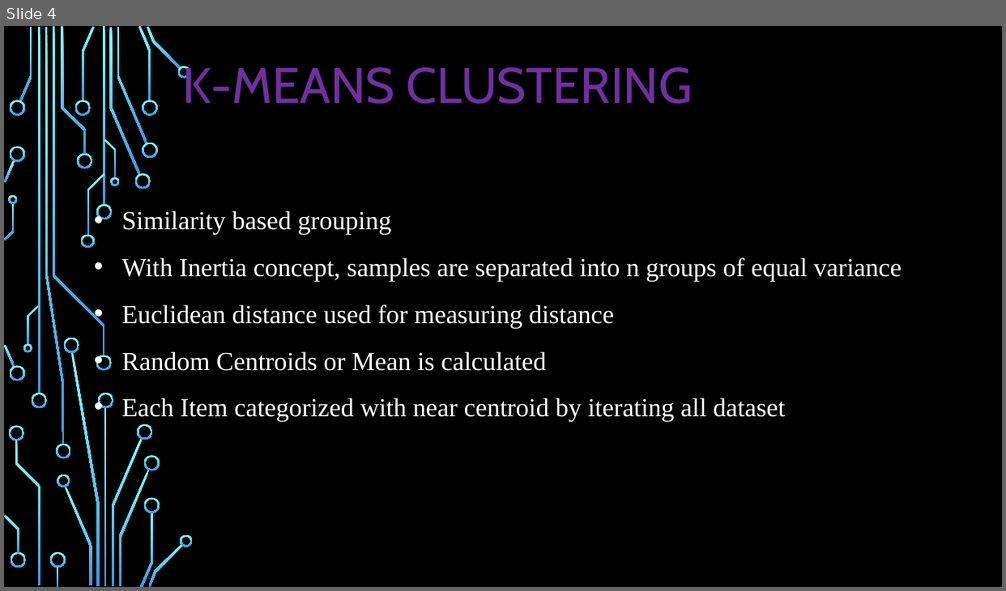
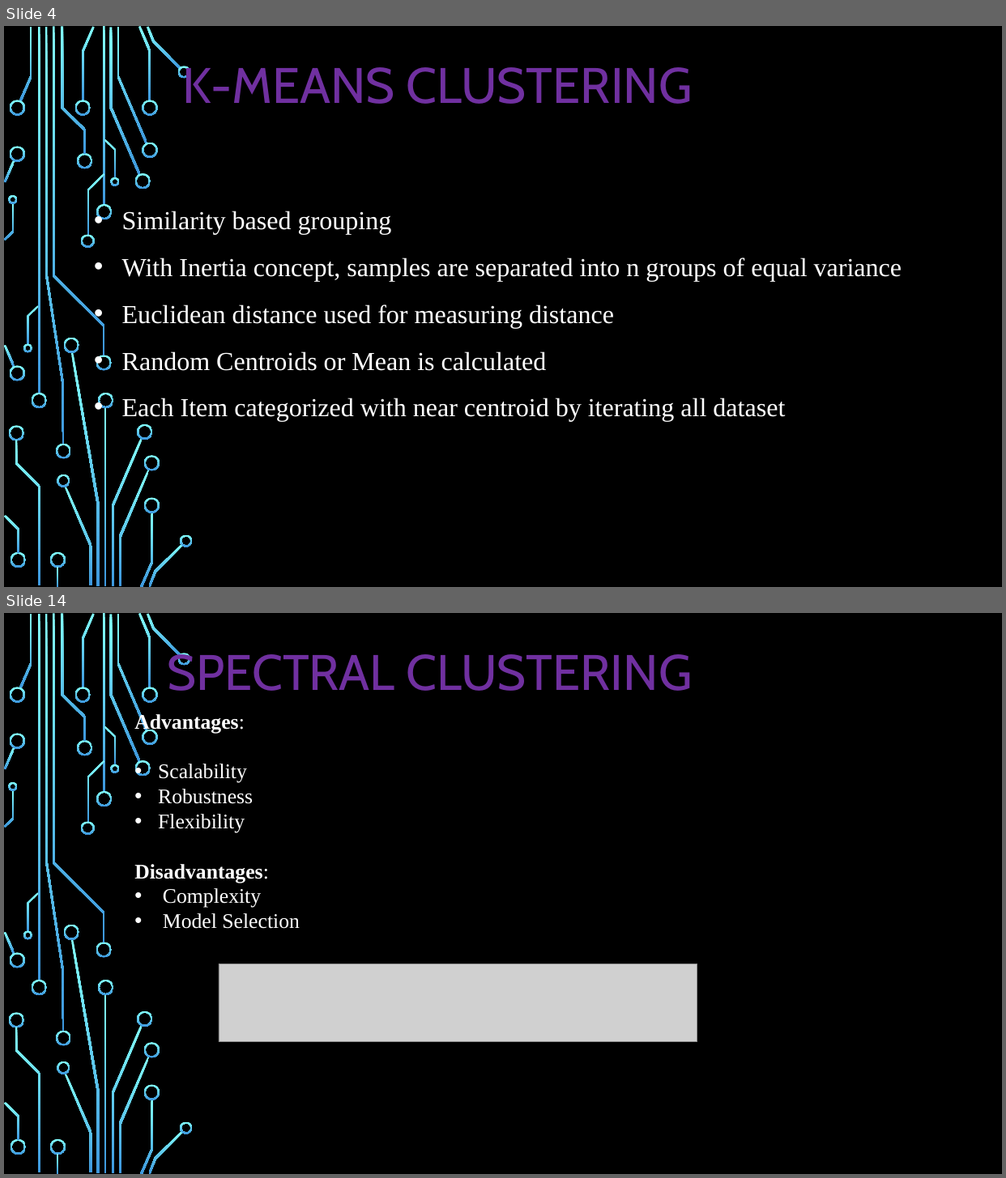
Before and after one commit to TamilselviAI/MachineLearning, a slide deck: Week 4.2 ML-Clustering/Machine Learning - Clustering.pptx. Shown one above the other, each under a label of ours: slide 4 before the commit, slides 4 and 14 after it; the slides between them are not shown. The pictures are 1006x591 and 1006x1178 pixels, drawn with LibreOffice and Linux fonts; fonts in the diff are those of the drawing; grey boxes stand for pictures; background and template pictures are left out. Boxes give left, top, right and bottom in pixels: in the first picture for what was removed or moved away, otherwise in the second. Text is boxed around its words. In the diff, an @@ line names an element or a change of style, - is before the commit and + after.

```diff
--- a/Week 4.2 ML-Clustering/Machine Learning - Clustering.pptx
+++ b/Week 4.2 ML-Clustering/Machine Learning - Clustering.pptx
@@ slide 14 added at [4,613,1002,1174], background picture (left out); not listed: 54 template elements that a slide beside it also shows @@
@@ title added at [167,648,692,691], 48 pt, text #7030A0 @@
+SPECTRAL CLUSTERING
@@ text added at [134,712,300,929], 20 pt, text #FFFFFF @@
+Advantages:
+• Scalability
+• Robustness
+• Flexibility
+Disadvantages:
+• Complexity
+• Model Selection
@@ picture added at [219,964,697,1042] @@
```
Also in this commit, not shown: 3 slides changed, 20 other slides added.
